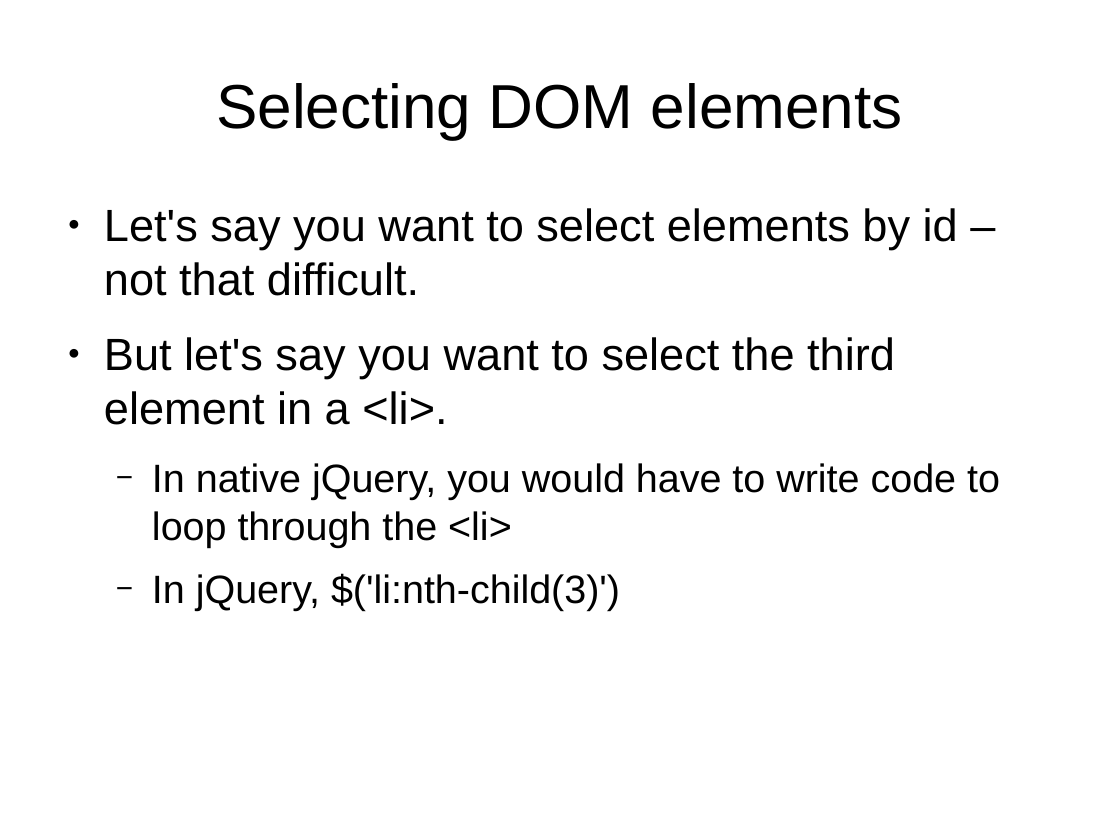
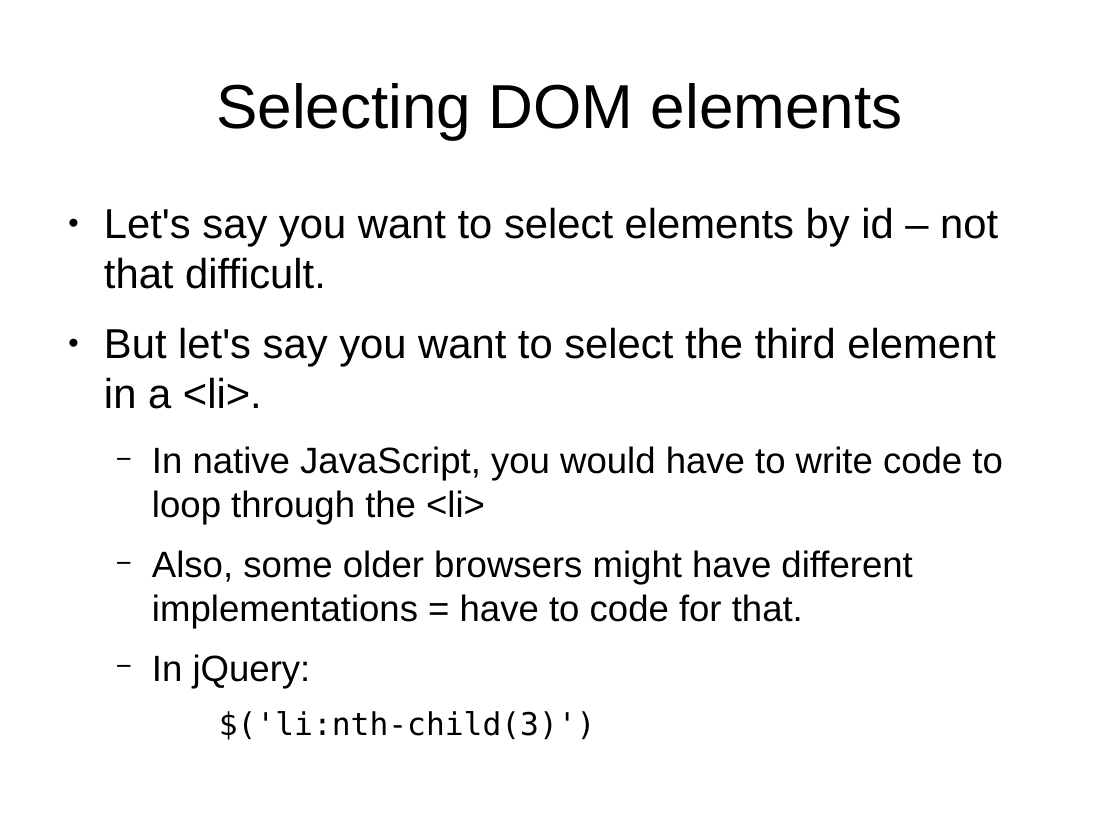
Before and after one commit to tomafc330/presentations, a slide deck: slide 5 of jquery/presentation.odp. Drawn at 1120x840 pixels with LibreOffice and Linux fonts; fonts in the diff are those of the drawing. Boxes give left, top, right and bottom in pixels: in the first picture for what was removed or moved away, otherwise in the second. Text is boxed around its words. In the diff, an @@ line names an element or a change of style, - is before the commit and + after.

```diff
--- a/jquery/presentation.odp
+++ b/jquery/presentation.odp
@@ text at (104,207,998,409): size 32 to 29.6 pt in "Let's say you want to select elements ...", "But let's say you want to select ..." @@
@@ text at (152,446,1002,688): text changed; size 28 to 25.9 pt @@
-  − In native jQuery, you would have to write code to loop through the <li>
-  − In jQuery, $('li:nth-child(3)')
+  − In native JavaScript, you would have to write code to loop through the <li>
+  − Also, some older browsers might have different implementations = have to code for that.
+  − In jQuery:
+    $('li:nth-child(3)')
```
Also in this commit, not shown: 4 other slides changed, 15 slides added, 10 other files.
